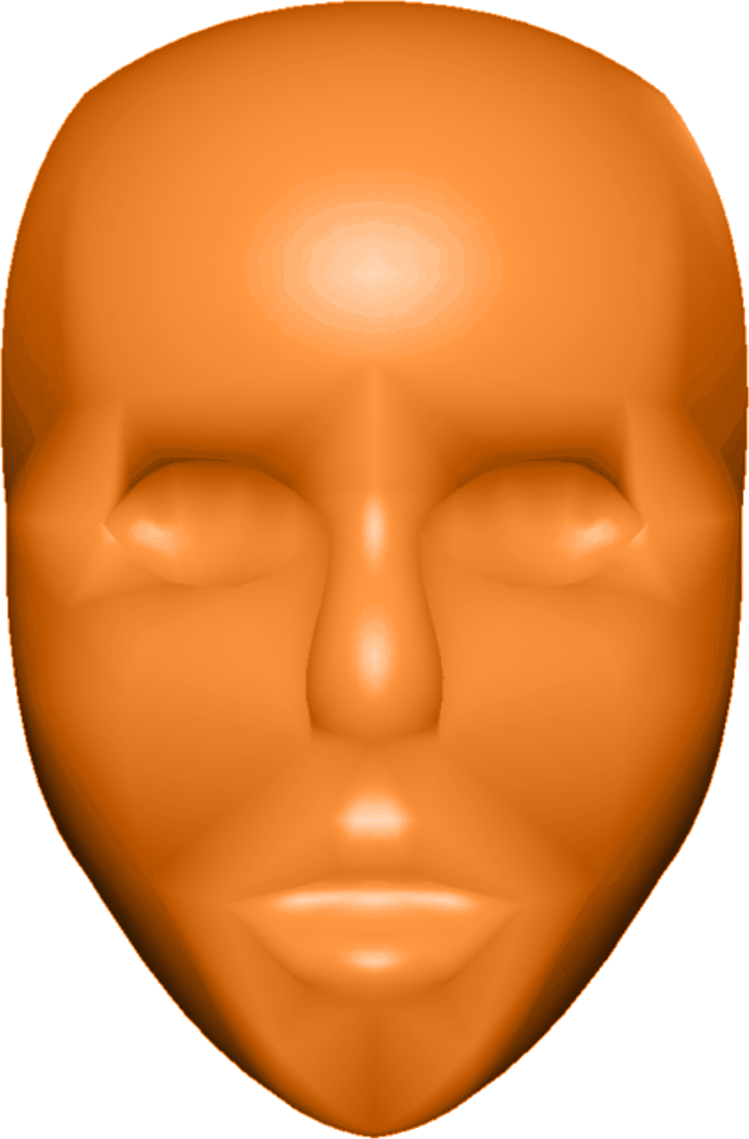
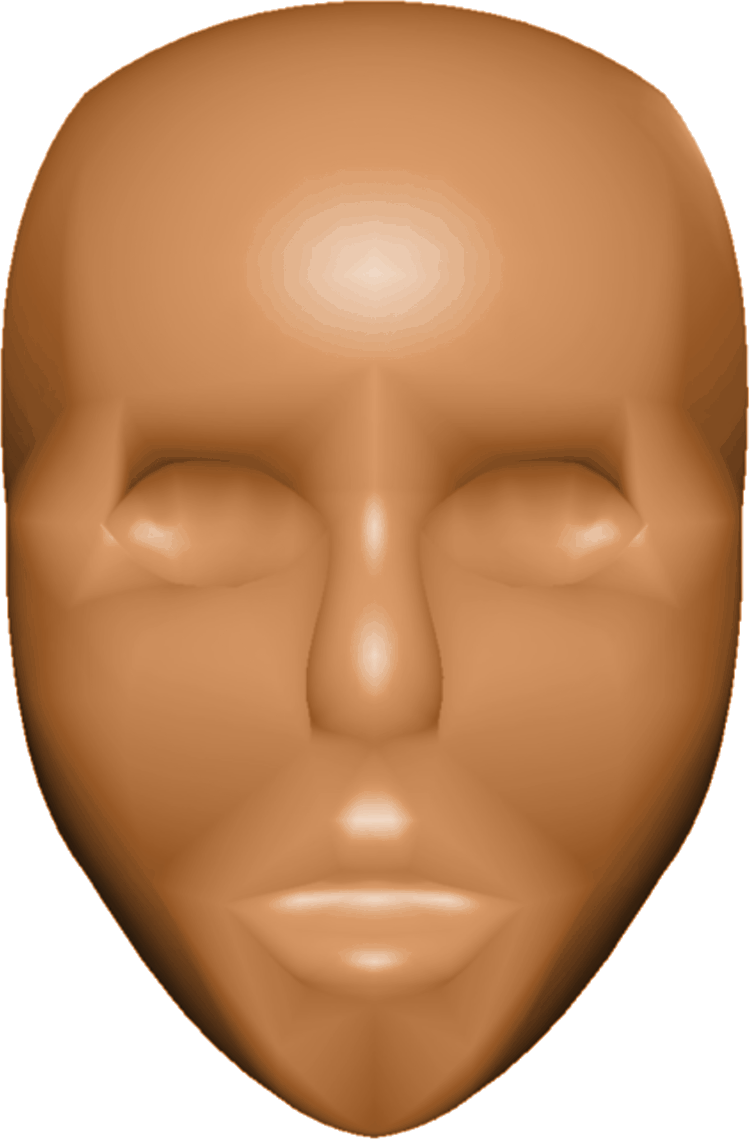
Layered file, before and after one edit (749x1139). Changes by layer:
pixels changed over (0, 0, 749, 1139) (layer not identified)
